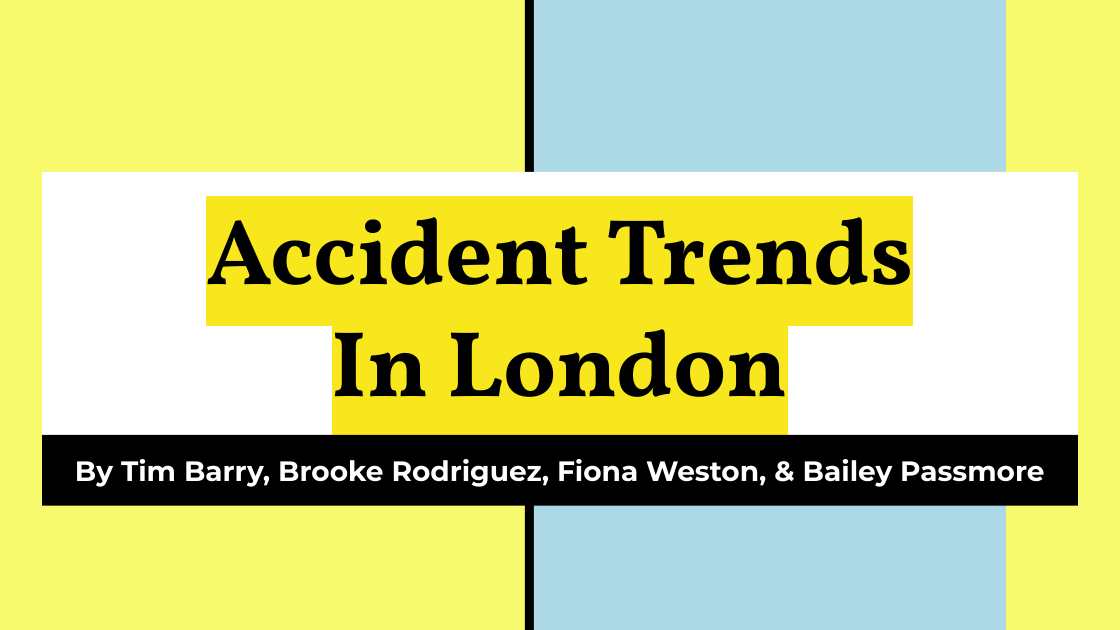
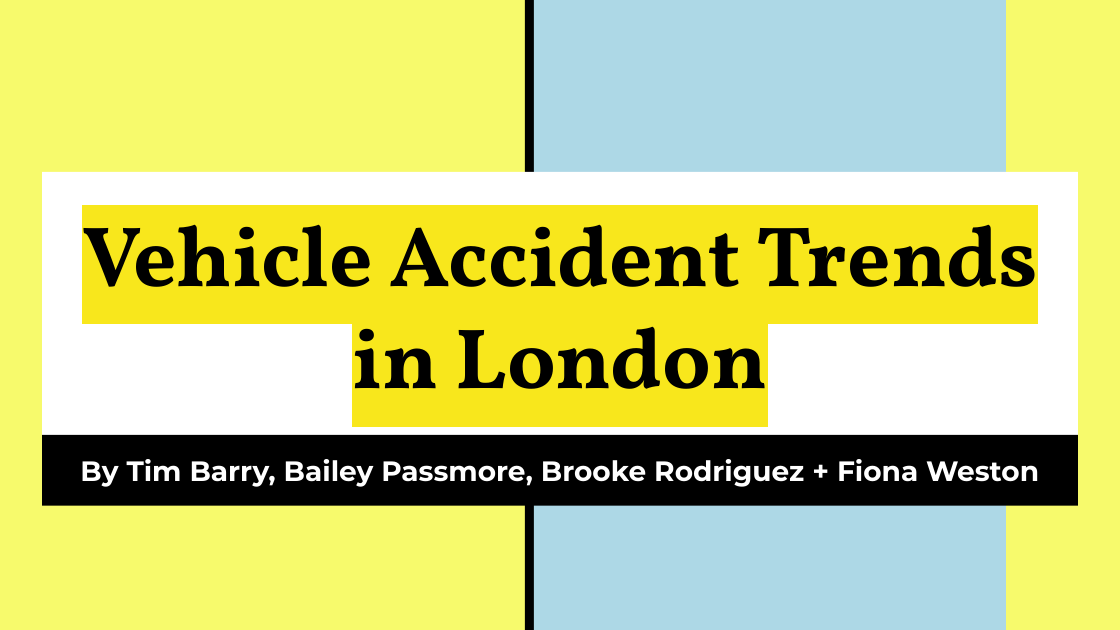
Before and after one commit to bailatrix/London-Traffic-Trends, a slide deck: slide 1 of Accident Trends in London.pptx. Drawn at 1120x630 pixels with LibreOffice and Linux fonts; fonts in the diff are those of the drawing. Boxes give left, top, right and bottom in pixels: in the first picture for what was removed or moved away, otherwise in the second. Text is boxed around its words. In the diff, an @@ line names an element or a change of style, - is before the commit and + after.

```diff
--- a/Accident Trends in London.pptx
+++ b/Accident Trends in London.pptx
@@ title at <box>82,204,1038,389</box>: text changed; size 60 to 55 pt @@
-Accident Trends
-In London
+Vehicle Accident Trends
+in London
@@ subtitle at <box>80,459,1039,487</box>: text changed @@
-By Tim Barry, Brooke Rodriguez, Fiona Weston, & Bailey Passmore
+By Tim Barry, Bailey Passmore, Brooke Rodriguez + Fiona Weston
```
Also in this commit, not shown: 8 other slides changed, 8 slides added, 10 slides removed.
